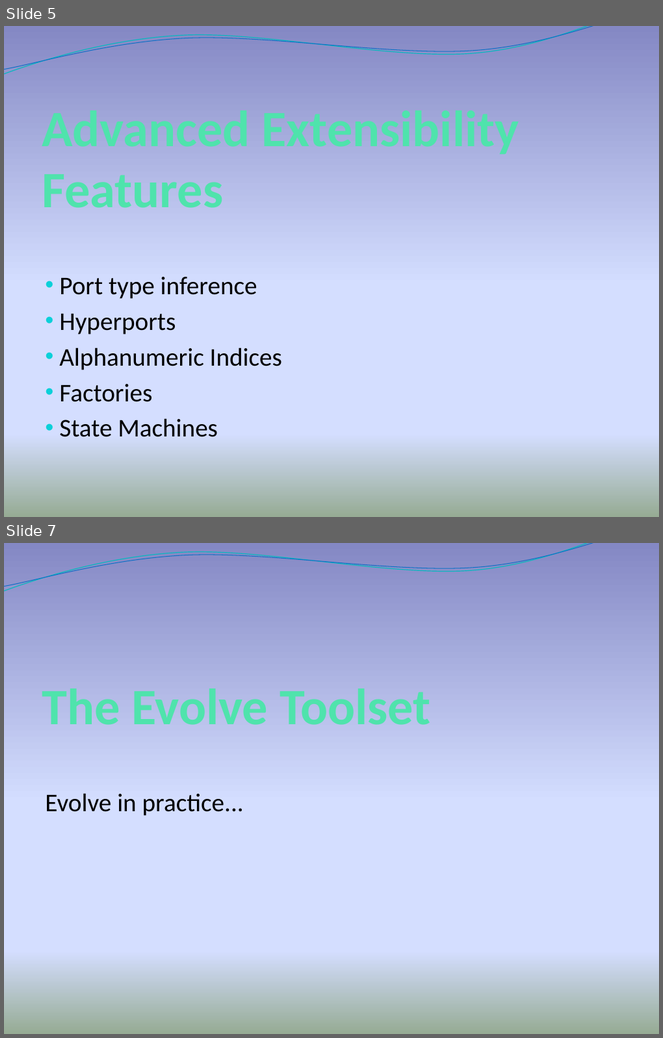
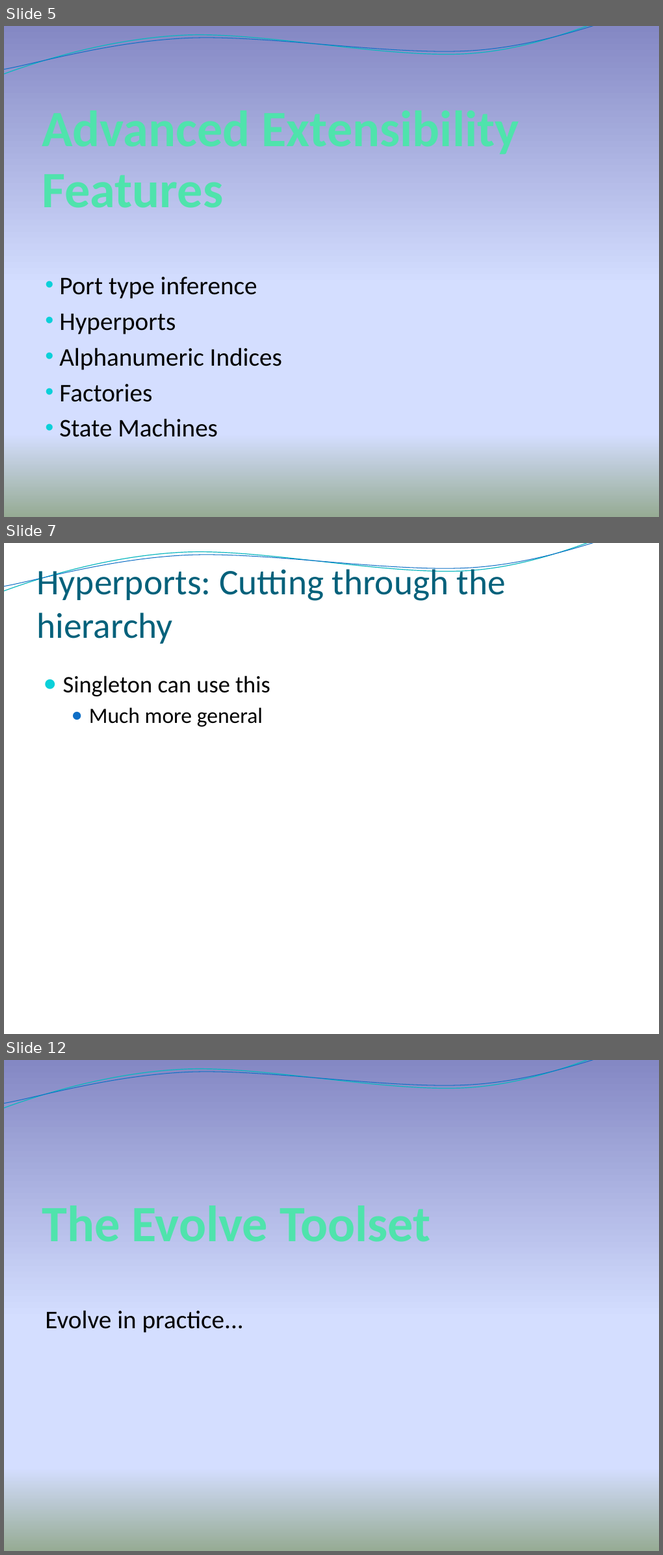
Before and after one commit to Intrinsarc/intrinsarc-evolve, a slide deck: Academic Work/presentations/prague/Evolve - Advanced.pptx. Shown one above the other, each under a label of ours: slides 5 and 7 before the commit, slides 5, 7 and 12 after it; the slides between them are not shown. The pictures are 663x1038 and 663x1555 pixels, drawn with LibreOffice and Linux fonts; fonts in the diff are those of the drawing; background and template pictures are left out. Boxes give left, top, right and bottom in pixels: in the first picture for what was removed or moved away, otherwise in the second. Text is boxed around its words. In the diff, an @@ line names an element or a change of style, - is before the commit and + after.

```diff
--- a/Academic Work/presentations/prague/Evolve - Advanced.pptx
+++ b/Academic Work/presentations/prague/Evolve - Advanced.pptx
@@ slide 7 added at bbox=[4, 543, 659, 1034], background picture (left out); not listed: 2 template elements that a slide beside it also shows @@
@@ title added at bbox=[36, 564, 506, 644], 39.6 pt, text #04617B @@
+Hyperports: Cutting through the hierarchy
@@ text added at bbox=[63, 676, 270, 727], 26 pt, text #000000 @@
+● Singleton can use this
+  ● Much more general
@@ what was slide 7 is now slide 12 @@
```
Also in this commit, not shown: 3 slides changed, 11 other slides added, 2 slides removed, 12 other files.
